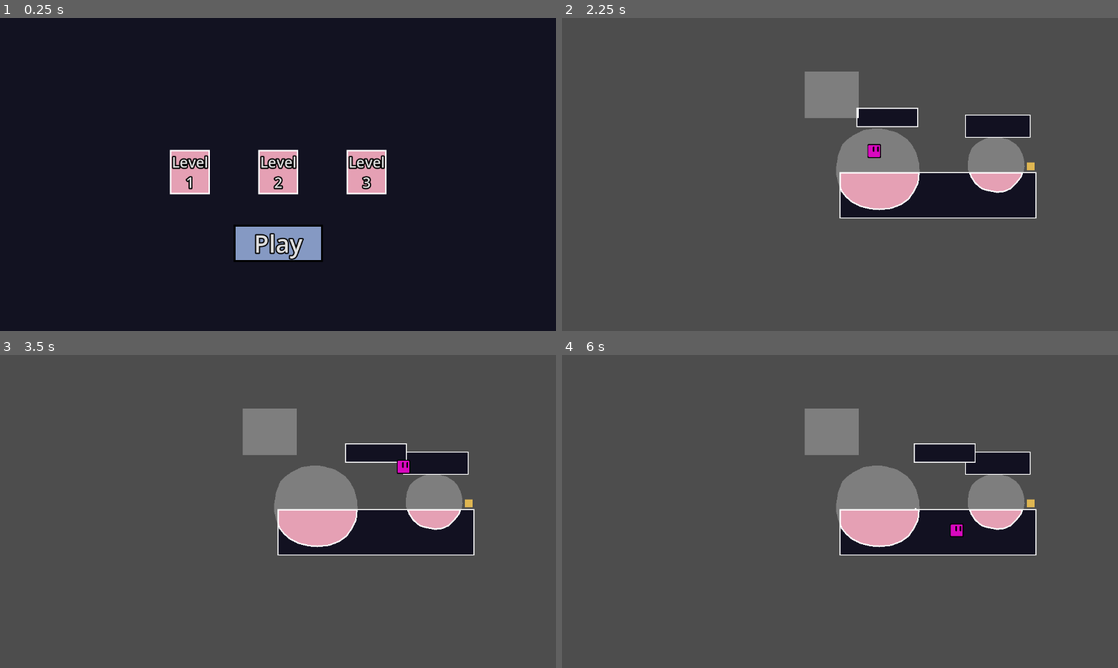
Above: before the commit, frames 1-4 (two rows, left to right).
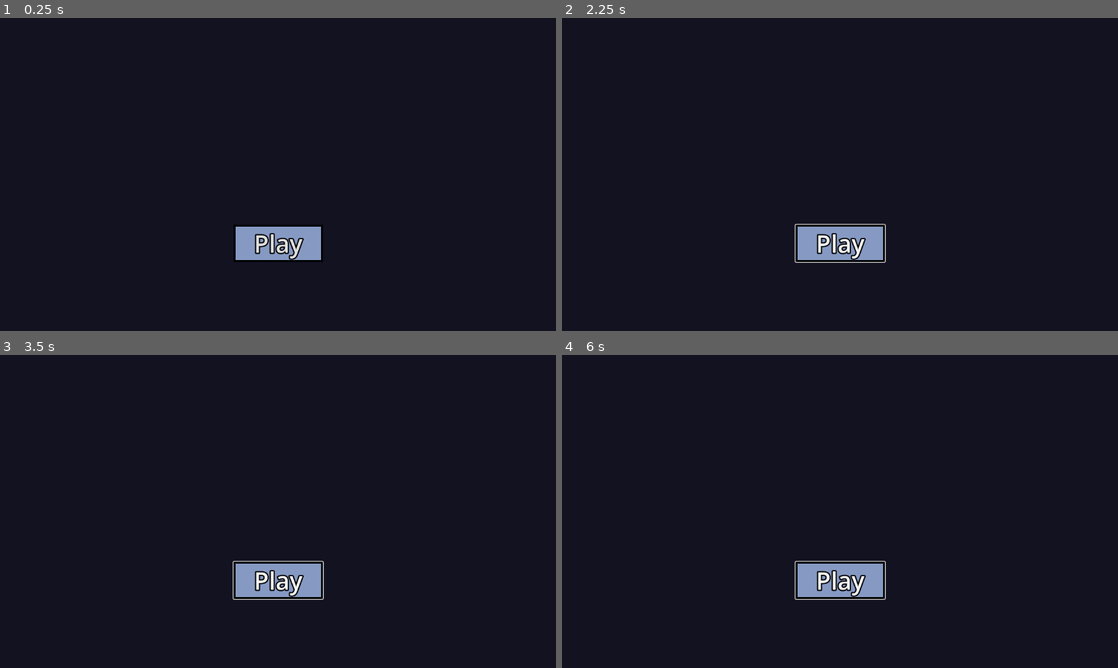
Above: after the commit, the same moments.

Repository: WeDoThingsHere/Godot-Jam-June-2025
Game: Godot game, scene res://scenes/Levels/start_menu.tscn
Same seed, same stepped clock (60 frames per second), same inputs: the game is played once before the commit and once after it.
Inputs (mouse positions are in pixels of both pictures, inside the frame that each line leads up to):
- Up to frame 1 (0.25 s): no input
- Up to frame 2 (2.25 s): click "Play" at 0.5 s; click "Play" at 1.25 s; click (751, 171) at 2 s, where only the run before the commit has a clickable "Level 1"
- Up to frame 3 (3.5 s): tap Enter (ui_accept) at 2.75 s; hold D (move_right) from 2.78 s (still down); tap Space (jump) at 3.02 s
- Up to frame 4 (6 s): tap Space (jump) at 3.77, 5.27 s; release D (move_right) at 4.28 s; hold A (move_left) 4.28-5.03 s; hold D (move_right) from 5.03 s (still down)

The runs differ from the first frame. In frame 1, 3.0% of the frame differs, in the area x 30-70%, y 42-57%; in frame 2, 95%; in frame 3, 96%; in frame 4, 96%, in the area x 0-100%, y 0-100%.

Commit message:
start menu

Diff:
--- a/scenes/Levels/001_LevelOne.tscn
+++ b/scenes/Levels/001_LevelOne.tscn
@@ -120,8 +120,13 @@
 polygon = PackedVector2Array(-112, -40, -112, 56, 0, 56, 0, -40)
 uv = PackedVector2Array(-112, -40, -112, 56, 0, 56, 0, -40)
 
-[node name="Player" parent="." instance=ExtResource("4_o0sr6")]
+[node name="Player" parent="." groups=["Player"] instance=ExtResource("4_o0sr6")]
 position = Vector2(71, -73)
+collision_layer = 1
+JUMP_VELOCITY = -510.0
+GRAV_MULT = 1.45
+SQUISH_TIME = 0.0
+SQUISH = 0.0
 
 [node name="Killzone" parent="." instance=ExtResource("5_jynpa")]
 position = Vector2(147, 88)
--- a/scenes/Levels/start_menu.tscn
+++ b/scenes/Levels/start_menu.tscn
@@ -15,6 +15,120 @@
 border_width_right = 4
 border_width_bottom = 4
 border_color = Color(0, 0, 0, 1)
+
+[sub_resource type="Animation" id="Animation_wlrfa"]
+resource_name = "movingduh"
+length = 6.0
+loop_mode = 1
+tracks/0/type = "value"
+tracks/0/imported = false
+tracks/0/enabled = true
+tracks/0/path = NodePath(".:position")
+tracks/0/interp = 2
+tracks/0/loop_wrap = false
+tracks/0/keys = {
+"times": PackedFloat32Array(0.075, 2.5, 3.45833, 4.91667, 6),
+"transitions": PackedFloat32Array(1, 1, 1, 1, 1),
+"update": 0,
+"values": [Vector2(387, 207), Vector2(431.795, 145.125), Vector2(311.605, 190.19), Vector2(413.26, 235.19), Vector2(387, 207)]
+}
+
+[sub_resource type="Animation" id="Animation_tmywb"]
+length = 0.001
+tracks/0/type = "value"
+tracks/0/imported = false
+tracks/0/enabled = true
+tracks/0/path = NodePath(".:position")
+tracks/0/interp = 1
+tracks/0/loop_wrap = true
+tracks/0/keys = {
+"times": PackedFloat32Array(),
+"transitions": PackedFloat32Array(),
+"update": 0,
+"values": []
+}
+
+[sub_resource type="AnimationLibrary" id="AnimationLibrary_3vial"]
+_data = {
+&"RESET": SubResource("Animation_tmywb"),
+&"movingduh": SubResource("Animation_wlrfa")
+}
+
+[sub_resource type="Animation" id="Animation_3vial"]
+resource_name = "new_animation"
+length = 6.5
+loop_mode = 1
+tracks/0/type = "value"
+tracks/0/imported = false
+tracks/0/enabled = true
+tracks/0/path = NodePath(".:position")
+tracks/0/interp = 2
+tracks/0/loop_wrap = true
+tracks/0/keys = {
+"times": PackedFloat32Array(0, 2, 4.5, 6.46667),
+"transitions": PackedFloat32Array(1, 1, 1, 1),
+"update": 0,
+"values": [Vector2(330, 173), Vector2(297.02, 217.08), Vector2(380.12, 185.485), Vector2(330, 173)]
+}
+
+[sub_resource type="Animation" id="Animation_ms7f2"]
+length = 0.001
+tracks/0/type = "value"
+tracks/0/imported = false
+tracks/0/enabled = true
+tracks/0/path = NodePath(".:position")
+tracks/0/interp = 1
+tracks/0/loop_wrap = true
+tracks/0/keys = {
+"times": PackedFloat32Array(0),
+"transitions": PackedFloat32Array(1),
+"update": 0,
+"values": [Vector2(330, 173)]
+}
+
+[sub_resource type="AnimationLibrary" id="AnimationLibrary_5e4i3"]
+_data = {
+&"RESET": SubResource("Animation_ms7f2"),
+&"new_animation": SubResource("Animation_3vial")
+}
+
+[sub_resource type="Animation" id="Animation_6c34g"]
+resource_name = "new_animation"
+length = 6.0
+loop_mode = 1
+tracks/0/type = "value"
+tracks/0/imported = false
+tracks/0/enabled = true
+tracks/0/path = NodePath(".:position")
+tracks/0/interp = 2
+tracks/0/loop_wrap = true
+tracks/0/keys = {
+"times": PackedFloat32Array(0, 1.5, 2.53333, 4, 5.16667, 6),
+"transitions": PackedFloat32Array(1, 1, 1, 1, 1, 1),
+"update": 0,
+"values": [Vector2(400, 228), Vector2(372.995, 269.78), Vector2(354.87, 181.43), Vector2(425.665, 202.885), Vector2(401.035, 242.13), Vector2(400, 228)]
+}
+
+[sub_resource type="Animation" id="Animation_qbuss"]
+length = 0.001
+tracks/0/type = "value"
+tracks/0/imported = false
+tracks/0/enabled = true
+tracks/0/path = NodePath(".:position")
+tracks/0/interp = 1
+tracks/0/loop_wrap = true
+tracks/0/keys = {
+"times": PackedFloat32Array(0),
+"transitions": PackedFloat32Array(1),
+"update": 0,
+"values": [Vector2(400, 228)]
+}
+
+[sub_resource type="AnimationLibrary" id="AnimationLibrary_i11vo"]
+_data = {
+&"RESET": SubResource("Animation_qbuss"),
+&"new_animation": SubResource("Animation_6c34g")
+}
 
 [node name="StartMenu" type="Control"]
 layout_mode = 3
@@ -63,23 +177,25 @@
 text = "Play"
 
 [node name="Platforms" type="Node2D" parent="."]
+visible = false
 position = Vector2(59, 89)
 
 [node name="Lvl1" type="Node2D" parent="Platforms"]
 
-[node name="Light" parent="Platforms/Lvl1" instance=ExtResource("4_wlrfa")]
-position = Vector2(420, 324)
-
-[node name="CreatedPlatforms" parent="Platforms/Lvl1/Light" index="0"]
-z_index = -1
-
-[node name="LitArea" parent="Platforms/Lvl1/Light" index="1"]
-visible = false
-
-[node name="Polygon2D" parent="Platforms/Lvl1/Light/LitArea" index="1"]
-visible = false
-polygon = PackedVector2Array(-136, -144, -136, -40, -40, -40, -40, -144)
-uv = PackedVector2Array(-128, -112, -128, -48, -80, -48, -80, -112)
+[node name="Light1" parent="Platforms/Lvl1" instance=ExtResource("4_wlrfa")]
+position = Vector2(387, 207)
+rotation = -0.23911
+
+[node name="Polygon2D" parent="Platforms/Lvl1/Light1/LitArea" index="1"]
+modulate = Color(1, 1, 1, 0.27451)
+polygon = PackedVector2Array(-140.033, -27.8162, -131.542, -49.5224, -120.79, -60.5775, -108.067, -69.6652, -88.0742, -79.6616, -64.446, -83.2967, -45.3619, -82.388, -18.0988, -75.1178, 2.80305, -61.4862, 13.7082, -48.7634, 22.2247, -32.3402, 28.0078, -10.8602, 28.8121, 8.93458, 27.1593, 29.5957, 18.0684, 47.7776, 7.32456, 63.48, -8.37792, 75.0503, -29.8655, 83.3148, -54.4642, 85.534, -72.8408, 84.1412, -93.502, 79.1825, -111.684, 70.0916, -124.08, 59.3478, -133.998, 46.9511, -140.423, 26.7186, -143.669, 13.0786, -143.669, -4.18807)
+uv = PackedVector2Array(-128, -16, -120, -40, -112, -48, -104, -48, -88, -56, -64, -72, -56, -72, -40, -64, -32, -64, -24, -56, -16, -48, -16, -40, 0, -8, 0, 16, -8, 24, -16, 40, -24, 56, -40, 56, -48, 56, -64, 56, -72, 56, -88, 56, -104, 32, -112, 24, -120, 16, -120, 8, -120, 0)
+
+[node name="AnimationPlayer" type="AnimationPlayer" parent="Platforms/Lvl1/Light1"]
+libraries = {
+&"": SubResource("AnimationLibrary_3vial")
+}
+autoplay = "movingduh"
 
 [node name="PlatformBox" parent="Platforms/Lvl1" instance=ExtResource("2_6lfbd")]
 position = Vector2(469, 256)
@@ -91,20 +207,6 @@
 [node name="Lvl2" type="Node2D" parent="Platforms"]
 position = Vector2(183, 0)
 
-[node name="Light" parent="Platforms/Lvl2" instance=ExtResource("4_wlrfa")]
-position = Vector2(420, 324)
-
-[node name="CreatedPlatforms" parent="Platforms/Lvl2/Light" index="0"]
-z_index = -1
-
-[node name="LitArea" parent="Platforms/Lvl2/Light" index="1"]
-visible = false
-
-[node name="Polygon2D" parent="Platforms/Lvl2/Light/LitArea" index="1"]
-visible = false
-polygon = PackedVector2Array(-136, -144, -136, -40, -40, -40, -40, -144)
-uv = PackedVector2Array(-128, -112, -128, -48, -80, -48, -80, -112)
-
 [node name="PlatformBox" parent="Platforms/Lvl2" instance=ExtResource("2_6lfbd")]
 position = Vector2(469, 256)
 
@@ -112,22 +214,24 @@
 polygon = PackedVector2Array(-176, -72, -176, 20, -93, 20, -93, -72)
 uv = PackedVector2Array(-176, -72, -176, -8, -104, -8, -104, -72)
 
+[node name="Light1" parent="Platforms/Lvl2" instance=ExtResource("4_wlrfa")]
+visible = false
+position = Vector2(330, 173)
+rotation = -1.58999
+
+[node name="Polygon2D" parent="Platforms/Lvl2/Light1/LitArea" index="1"]
+modulate = Color(1, 1, 1, 0.27451)
+polygon = PackedVector2Array(-140.033, -27.8162, -131.542, -49.5224, -120.79, -60.5775, -108.067, -69.6652, -88.0742, -79.6616, -64.446, -83.2967, -45.3619, -82.388, -18.0988, -75.1178, 2.80305, -61.4862, 13.7082, -48.7634, 22.2247, -32.3402, 28.0078, -10.8602, 28.8121, 8.93458, 27.1593, 29.5957, 18.0684, 47.7776, 7.32456, 63.48, -8.37792, 75.0503, -29.8655, 83.3148, -54.4642, 85.534, -72.8408, 84.1412, -93.502, 79.1825, -111.684, 70.0916, -124.08, 59.3478, -133.998, 46.9511, -140.423, 26.7186, -143.669, 13.0786, -143.669, -4.18807)
+uv = PackedVector2Array(-128, -16, -120, -40, -112, -48, -104, -48, -88, -56, -64, -72, -56, -72, -40, -64, -32, -64, -24, -56, -16, -48, -16, -40, 0, -8, 0, 16, -8, 24, -16, 40, -24, 56, -40, 56, -48, 56, -64, 56, -72, 56, -88, 56, -104, 32, -112, 24, -120, 16, -120, 8, -120, 0)
+
+[node name="AnimationPlayer" type="AnimationPlayer" parent="Platforms/Lvl2/Light1"]
+libraries = {
+&"": SubResource("AnimationLibrary_5e4i3")
+}
+autoplay = "new_animation"
+
 [node name="Lvl3" type="Node2D" parent="Platforms"]
 position = Vector2(366, 0)
-
-[node name="Light" parent="Platforms/Lvl3" instance=ExtResource("4_wlrfa")]
-position = Vector2(420, 324)
-
-[node name="CreatedPlatforms" parent="Platforms/Lvl3/Light" index="0"]
-z_index = -1
-
-[node name="LitArea" parent="Platforms/Lvl3/Light" index="1"]
-visible = false
-
-[node name="Polygon2D" parent="Platforms/Lvl3/Light/LitArea" index="1"]
-visible = false
-polygon = PackedVector2Array(-136, -144, -136, -40, -40, -40, -40, -144)
-uv = PackedVector2Array(-128, -112, -128, -48, -80, -48, -80, -112)
 
 [node name="PlatformBox" parent="Platforms/Lvl3" instance=ExtResource("2_6lfbd")]
 position = Vector2(469, 256)
@@ -136,7 +240,23 @@
 polygon = PackedVector2Array(-176, -72, -176, 20, -93, 20, -93, -72)
 uv = PackedVector2Array(-176, -72, -176, -8, -104, -8, -104, -72)
 
+[node name="Light1" parent="Platforms/Lvl3" instance=ExtResource("4_wlrfa")]
+visible = false
+position = Vector2(400, 228)
+
+[node name="Polygon2D" parent="Platforms/Lvl3/Light1/LitArea" index="1"]
+modulate = Color(1, 1, 1, 0.27451)
+polygon = PackedVector2Array(-140.033, -27.8162, -131.542, -49.5224, -120.79, -60.5775, -108.067, -69.6652, -88.0742, -79.6616, -64.446, -83.2967, -45.3619, -82.388, -18.0988, -75.1178, 2.80305, -61.4862, 13.7082, -48.7634, 22.2247, -32.3402, 28.0078, -10.8602, 28.8121, 8.93458, 27.1593, 29.5957, 18.0684, 47.7776, 7.32456, 63.48, -8.37792, 75.0503, -29.8655, 83.3148, -54.4642, 85.534, -72.8408, 84.1412, -93.502, 79.1825, -111.684, 70.0916, -124.08, 59.3478, -133.998, 46.9511, -140.423, 26.7186, -143.669, 13.0786, -143.669, -4.18807)
+uv = PackedVector2Array(-128, -16, -120, -40, -112, -48, -104, -48, -88, -56, -64, -72, -56, -72, -40, -64, -32, -64, -24, -56, -16, -48, -16, -40, 0, -8, 0, 16, -8, 24, -16, 40, -24, 56, -40, 56, -48, 56, -64, 56, -72, 56, -88, 56, -104, 32, -112, 24, -120, 16, -120, 8, -120, 0)
+
+[node name="AnimationPlayer" type="AnimationPlayer" parent="Platforms/Lvl3/Light1"]
+libraries = {
+&"": SubResource("AnimationLibrary_i11vo")
+}
+autoplay = "new_animation"
+
 [node name="HBOX Level Selection Container" type="HBoxContainer" parent="."]
+visible = false
 layout_mode = 1
 anchors_preset = 8
 anchor_left = 0.5
@@ -153,7 +273,7 @@
 alignment = 1
 
 [node name="LevelOne" type="Button" parent="HBOX Level Selection Container"]
-z_index = 1
+z_index = 5
 layout_mode = 2
 theme_override_constants/outline_size = 10
 theme_override_font_sizes/font_size = 30
@@ -163,7 +283,7 @@
 script = ExtResource("2_thu50")
 
 [node name="LevelTwo" type="Button" parent="HBOX Level Selection Container"]
-z_index = 1
+z_index = 5
 layout_mode = 2
 theme_override_constants/outline_size = 10
 theme_override_font_sizes/font_size = 30
@@ -174,7 +294,7 @@
 LevelToLoad = "Level_Two"
 
 [node name="LevelThree" type="Button" parent="HBOX Level Selection Container"]
-z_index = 1
+z_index = 5
 layout_mode = 2
 theme_override_constants/outline_size = 10
 theme_override_font_sizes/font_size = 30
@@ -189,12 +309,12 @@
 [connection signal="pressed" from="HBOX Level Selection Container/LevelTwo" to="HBOX Level Selection Container/LevelTwo" method="OnPress"]
 [connection signal="pressed" from="HBOX Level Selection Container/LevelThree" to="HBOX Level Selection Container/LevelThree" method="OnPress"]
 
-[editable path="Platforms/Lvl1/Light"]
-[editable path="Platforms/Lvl1/Light/LitArea"]
+[editable path="Platforms/Lvl1/Light1"]
+[editable path="Platforms/Lvl1/Light1/LitArea"]
 [editable path="Platforms/Lvl1/PlatformBox"]
-[editable path="Platforms/Lvl2/Light"]
-[editable path="Platforms/Lvl2/Light/LitArea"]
 [editable path="Platforms/Lvl2/PlatformBox"]
-[editable path="Platforms/Lvl3/Light"]
-[editable path="Platforms/Lvl3/Light/LitArea"]
+[editable path="Platforms/Lvl2/Light1"]
+[editable path="Platforms/Lvl2/Light1/LitArea"]
 [editable path="Platforms/Lvl3/PlatformBox"]
+[editable path="Platforms/Lvl3/Light1"]
+[editable path="Platforms/Lvl3/Light1/LitArea"]
--- a/scenes/Prefabs/Player.tscn
+++ b/scenes/Prefabs/Player.tscn
@@ -15,8 +15,6 @@
 SPEED = 270.0
 JUMP_VELOCITY = -600.0
 GRAV_MULT = 2.0
-SQUISH_TIME = 0.15
-SQUISH = 0.3
 
 [node name="CollisionShape2D" type="CollisionShape2D" parent="."]
 shape = SubResource("RectangleShape2D_p0vlq")
--- a/scripts/start_menu.gd
+++ b/scripts/start_menu.gd
@@ -10,6 +10,10 @@
 var LevelToLoad: String = "LevelOne"
 @onready var LevelButtons = $"HBOX Level Selection Container"
 
+#ERic's lights and platforms
+@onready var platforms = $Platforms
+@onready var Light2 = $Platforms/Lvl2/Light1
+@onready var Light3 = $Platforms/Lvl3/Light1
 ##Lights to set visible/invisible
 
 func showLevels() -> void:
@@ -32,16 +36,17 @@
 func setvisibility() -> void:
 	if LevelButtons.visible:
 		LevelButtons.visible = false
-		if (SceneManager.checkForCompletion("Level_Two")):
-			if(SceneManager.checkForCompletion("Level_Three")):
-				pass
-				#Light3.visible = true
-			#Light2.visible = true
+		platforms.visible = false
+		Light2.visible = false
+		Light3.visible = false
 	else:
 		LevelButtons.visible = true
-		#Light3.visible = true
-		#Light2.visible = true
+		platforms.visible = true
+		if (SceneManager.checkForCompletion("Level_Two")):
+			Light2.visible = true
+			if(SceneManager.checkForCompletion("Level_Three")):
+				Light3.visible = true
+
 
 func PlayButton() -> void:
 	setvisibility()
-	pass # Replace with function body.
Not shown: 1 places in scenes/Levels/start_menu.tscn that only renumber resources
